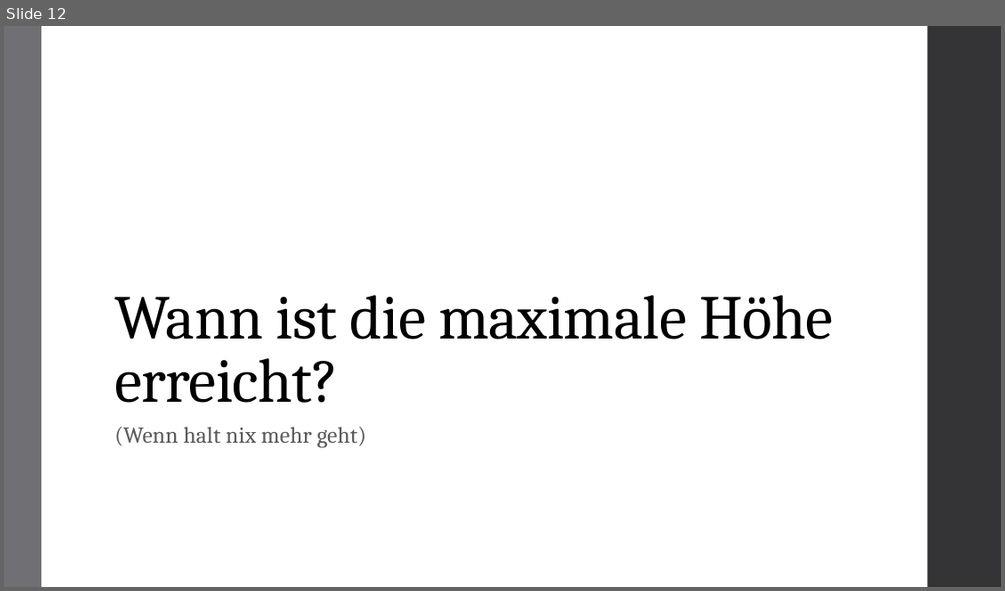
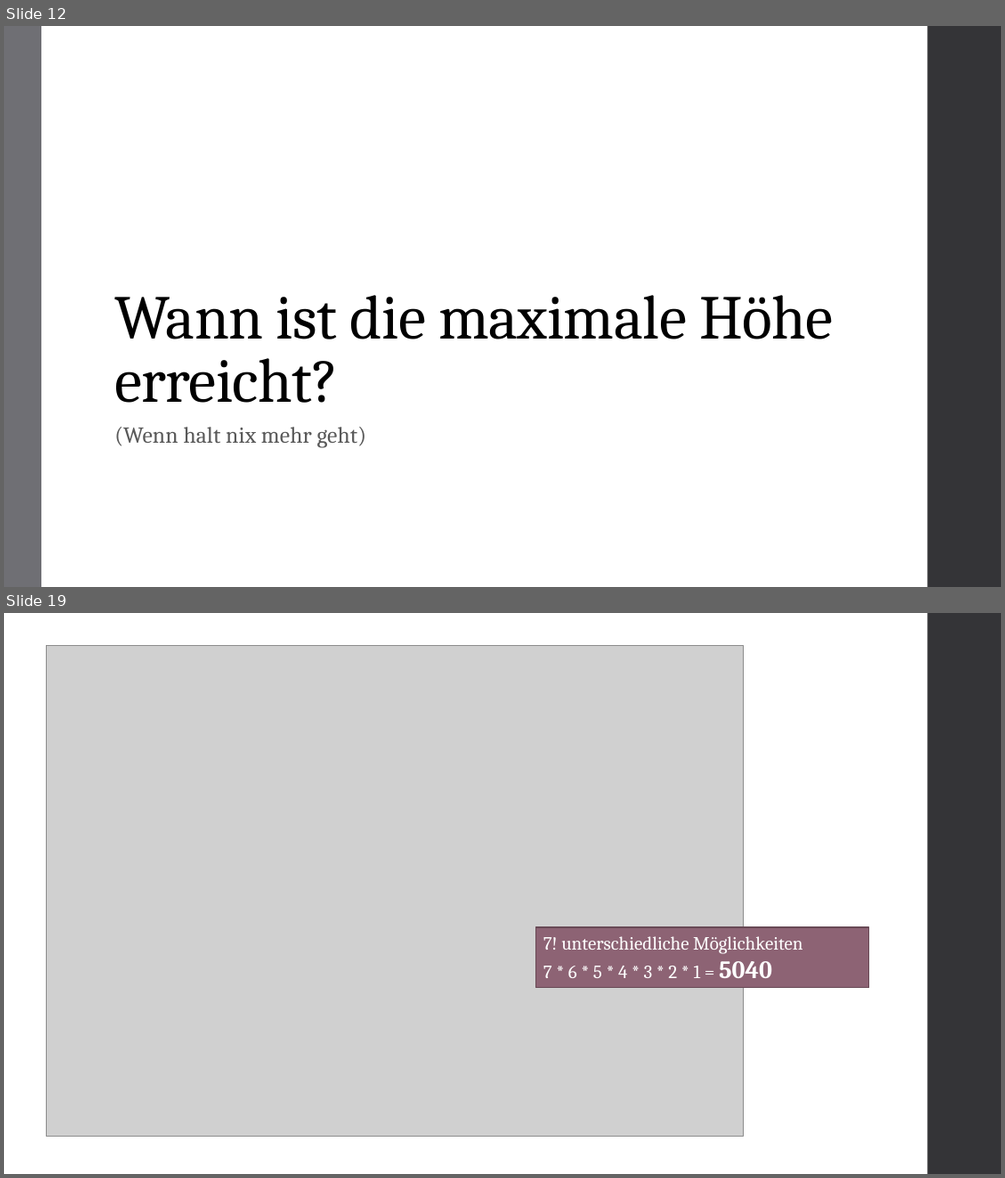
Before and after one commit to atalantus/BwInf36_Runde02, a slide deck: Aufgabe01_Praesentation.pptx. Shown one above the other, each under a label of ours: slide 12 before the commit, slides 12 and 19 after it; the slides between them are not shown. The pictures are 1005x591 and 1005x1178 pixels, drawn with LibreOffice and Linux fonts; fonts in the diff are those of the drawing; grey boxes stand for pictures. Boxes give left, top, right and bottom in pixels: in the first picture for what was removed or moved away, otherwise in the second. Text is boxed around its words. In the diff, an @@ line names an element or a change of style, - is before the commit and + after.

```diff
--- a/Aufgabe01_Praesentation.pptx
+++ b/Aufgabe01_Praesentation.pptx
@@ slide 19 added at <box>4,613,1001,1174</box>, background #FFFFFF; not listed: 1 template element that a slide beside it also shows @@
@@ picture added at <box>47,645,744,1135</box> @@
@@ rectangle added at <box>535,927,869,988</box>, fill #8D6374, outline #684956 1.1 pt, 18 pt, text #FFFFFF @@
+7! unterschiedliche Möglichkeiten
+7 * 6 * 5 * 4 * 3 * 2 * 1 = 5040
```
Also in this commit, not shown: 9 slides changed, 6 other slides added.
